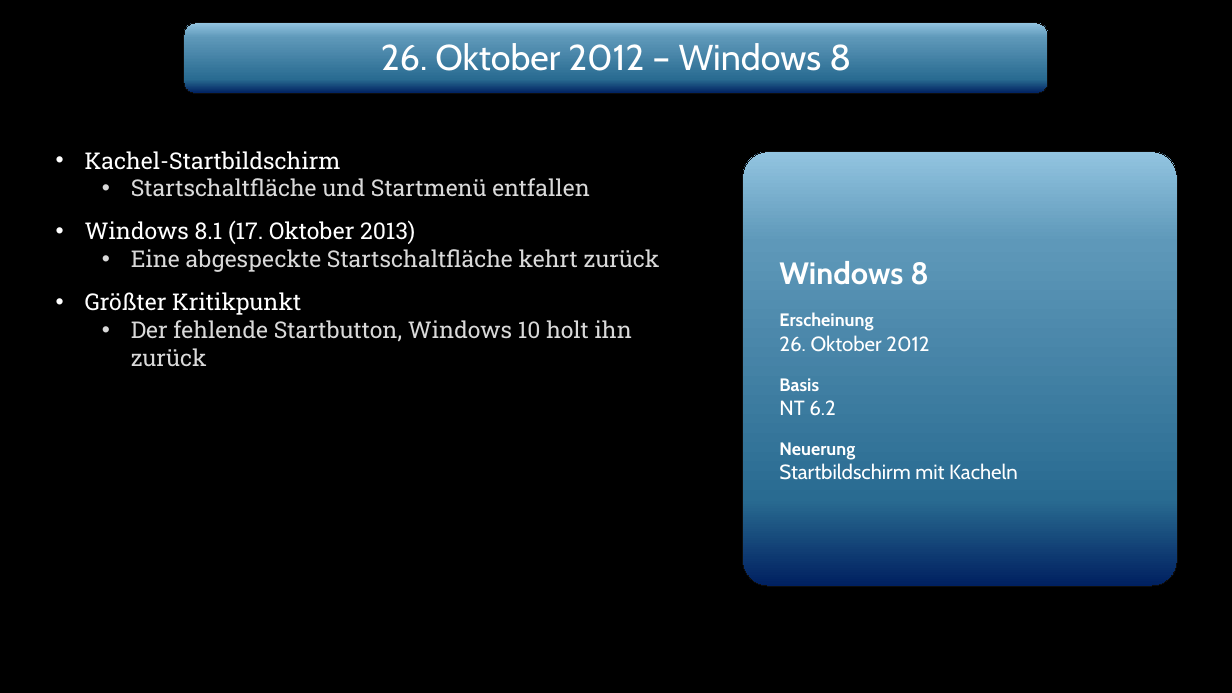
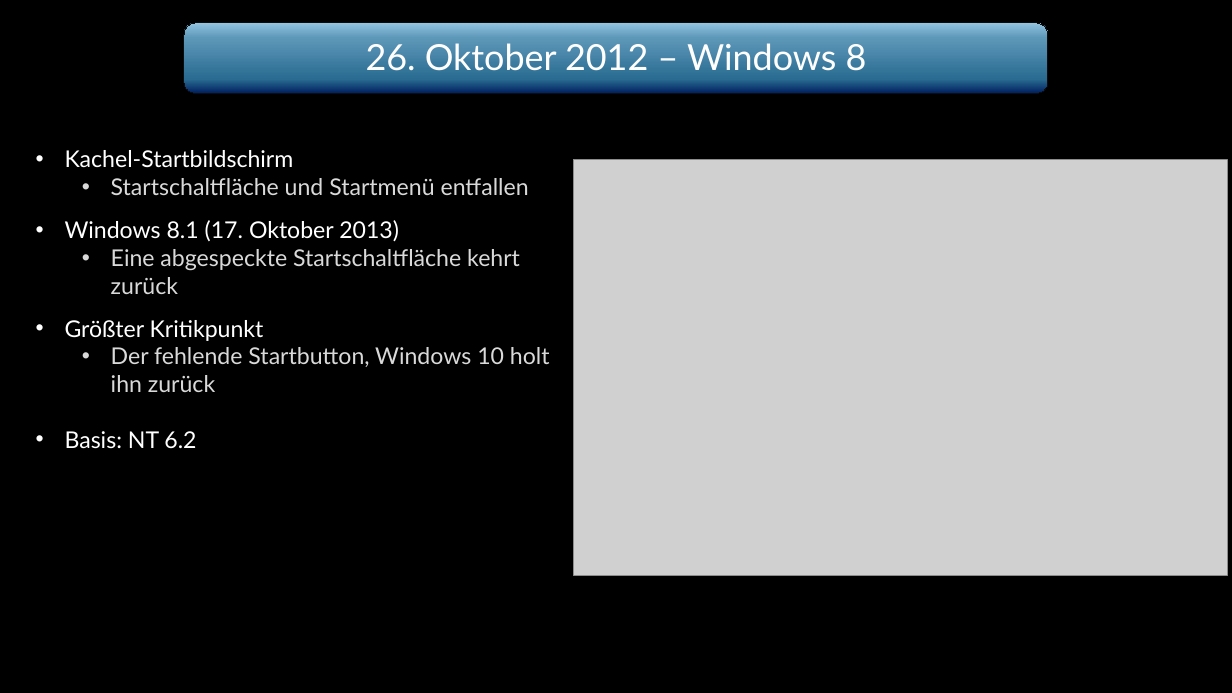
Before and after one commit to Wummy01/Wummy101010, a slide deck: slide 12 of Windows_Praesentation_Donnerstag.pptx. Drawn at 1232x693 pixels with LibreOffice and Linux fonts; fonts in the diff are those of the drawing; grey boxes stand for pictures; background and template pictures are left out. Boxes give left, top, right and bottom in pixels: in the first picture for what was removed or moved away, otherwise in the second. Text is boxed around its words. In the diff, an @@ line names an element or a change of style, - is before the commit and + after.

```diff
--- a/Windows_Praesentation_Donnerstag.pptx
+++ b/Windows_Praesentation_Donnerstag.pptx
@@ text "26. Oktober 2012 – Windows ..." at (x1=366, y1=43, x2=867, y2=77): font Cabin to Lato @@
@@ text "Kachel-Startbildschirm" moved from (x1=85, y1=151, x2=660, y2=367) to (x1=65, y1=150, x2=550, y2=449) @@
@@ text at (x1=65, y1=150, x2=550, y2=392): font Roboto Slab to Lato @@
@@ picture added at (x1=573, y1=160, x2=1227, y2=576) @@
@@ rounded rectangle removed at (x1=743, y1=152, x2=1177, y2=586) @@
-Windows 8
-Erscheinung
-26. Oktober 2012
-Basis
-NT 6.2
-Neuerung
-Startbildschirm mit Kacheln
@@ text at (x1=65, y1=431, x2=196, y2=449): paragraph added @@
+• Basis: NT 6.2
```
Also in this commit, not shown: 17 other slides changed.
